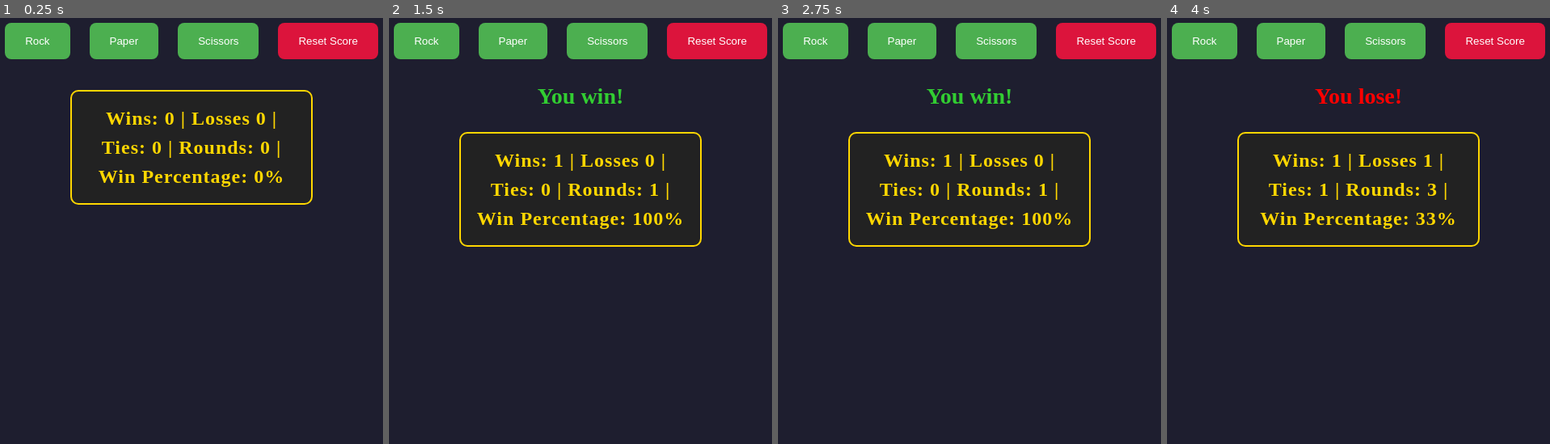
Above: before the commit, frames 1-4 (left to right).
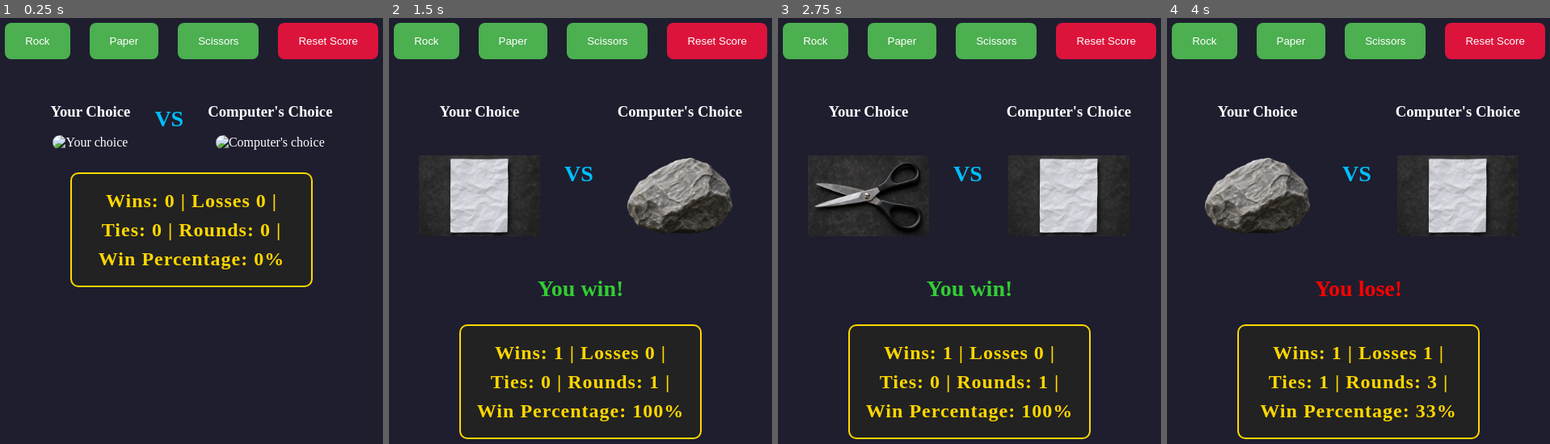
Above: after the commit, the same moments.

Repository: JD11Tech/Rock-Paper-Scissors
Game: browser game, page index.html
Two runs of this game, one before a commit and one after it. Both use one fixed random seed, a clock stepped at 60 frames per second and the inputs below.
Inputs:
- Up to frame 1 (0.25 s): no input
- Up to frame 2 (1.5 s): click "Paper" at 1.27 s
- Up to frame 3 (2.75 s): click "Rock" at 1.87 s; click "Reset Score" at 2.02 s; click "Scissors" at 2.47 s
- Up to frame 4 (4 s): click "Scissors" at 3.07 s; click "Rock" at 3.67 s

The runs differ from the first frame. In frame 1, 5.6% of the frame differs, in the area x 13-87%, y 16-64%; in frame 2, 11%, in the area x 8-93%, y 16-99%; in frame 3, 9.9%; in frame 4, 11%.

Commit message:
add realistic images and vs display to button brawl

Diff:
--- a/apps.js
+++ b/apps.js
@@ -2,6 +2,9 @@
 const randomNumber = Math.random();
 const randomIndex = Math.floor(randomNumber * 3);
 const computerChoice = choices[randomIndex];
+const playerImage = document.querySelector("#player-choice");
+const computerImage = document.querySelector("#computer-choice");
+
 //console.log(computerChoice);
 
 let wins = 0;
@@ -24,6 +27,9 @@
   const computerChoice = getComputerChoice();
   rounds++;
   console.log(computerChoice);
+
+  playerImage.src = "images/rock.png";
+  computerImage.src = `images/${computerChoice}.png`;
 
   if (computerChoice === "rock") {
     result.textContent = "It's a tie!";
@@ -52,6 +58,9 @@
   const computerChoice = getComputerChoice();
   console.log(computerChoice);
 
+  playerImage.src = "images/paper.png";
+  computerImage.src = `images/${computerChoice}.png`;
+
   if (computerChoice === "paper"){
     result.textContent = "It's a tie!";
     result.style.color = "orange";
@@ -78,6 +87,9 @@
   const computerChoice = getComputerChoice();
   rounds++;
   console.log(computerChoice);
+
+  playerImage.src = "images/scissors.png";
+  computerImage.src = `images/${computerChoice}.png`;
 
   if (computerChoice === "scissors"){
     result.textContent = "It's a tie!";
@@ -118,6 +130,8 @@
   rounds = 0;
   updateScoreboard();
   result.textContent = "";
+  playerImage.removeAttribute("src");
+  computerImage.removeAttribute("src");
 });
 
 updateScoreboard();
--- a/index.html
+++ b/index.html
@@ -15,6 +15,21 @@
   <button id="scissors">Scissors</button>
   <button id="reset">Reset Score</button>
 
+  <div class="choices-display">
+    <div>
+      <h3>Your Choice</h3>
+      <img id="player-choice" alt="Your choice">
+    </div>
+
+    <span class="versus">VS</span>
+
+    <div>
+      <h3>Computer's Choice</h3>
+      <img id="computer-choice" alt="Computer's choice">
+    </div>
+  </div>
+
+
   <p id ="result"></p>
   <p id ="score"></p>
 
--- a/style.css
+++ b/style.css
@@ -67,3 +67,28 @@
 #reset:hover {
   background-color: darkred;
 }
+
+.choices-display {
+  display: flex;
+  justify-content: center;
+  gap: 30px;
+  margin-top: 25px;
+}
+
+.choices-display div {
+  text-align: center;
+}
+
+.choices-display img {
+  width: 150px;
+  height: 150px;
+  object-fit: contain;
+  border-radius: 10px;
+}
+
+.versus {
+  color: #00bfff;
+  font-size: 28px;
+  font-weight: bold;
+  align-self: center;
+}
Binary file added: images/paper.png
Binary file added: images/rock.png
Binary file added: images/scissors.png
